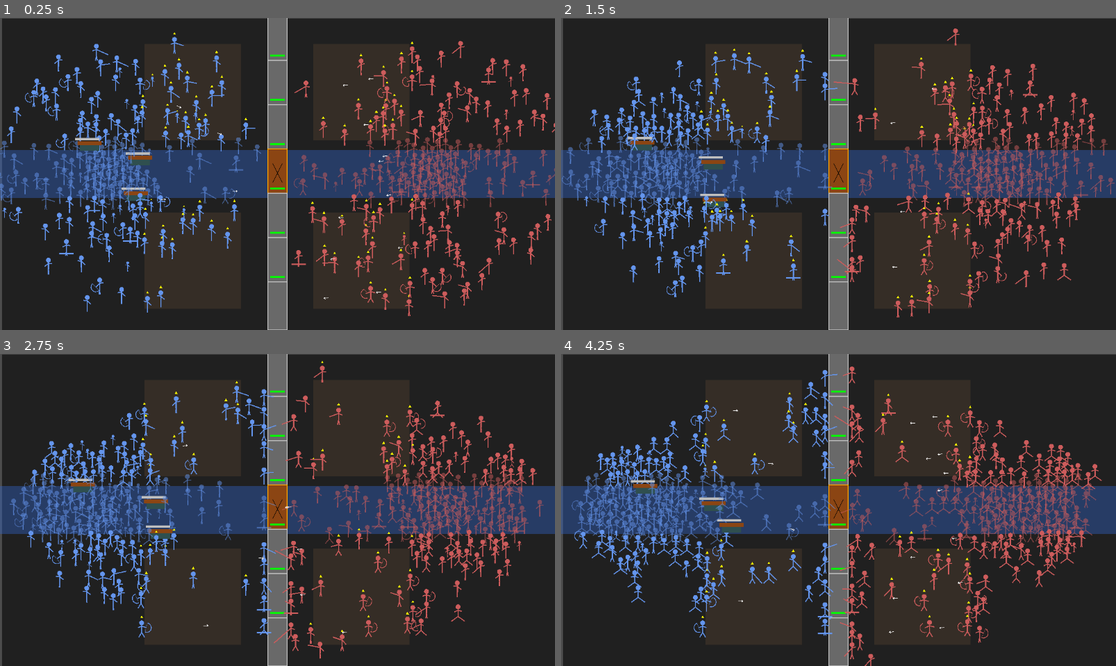
Above: before the commit, frames 1-4 (two rows, left to right).
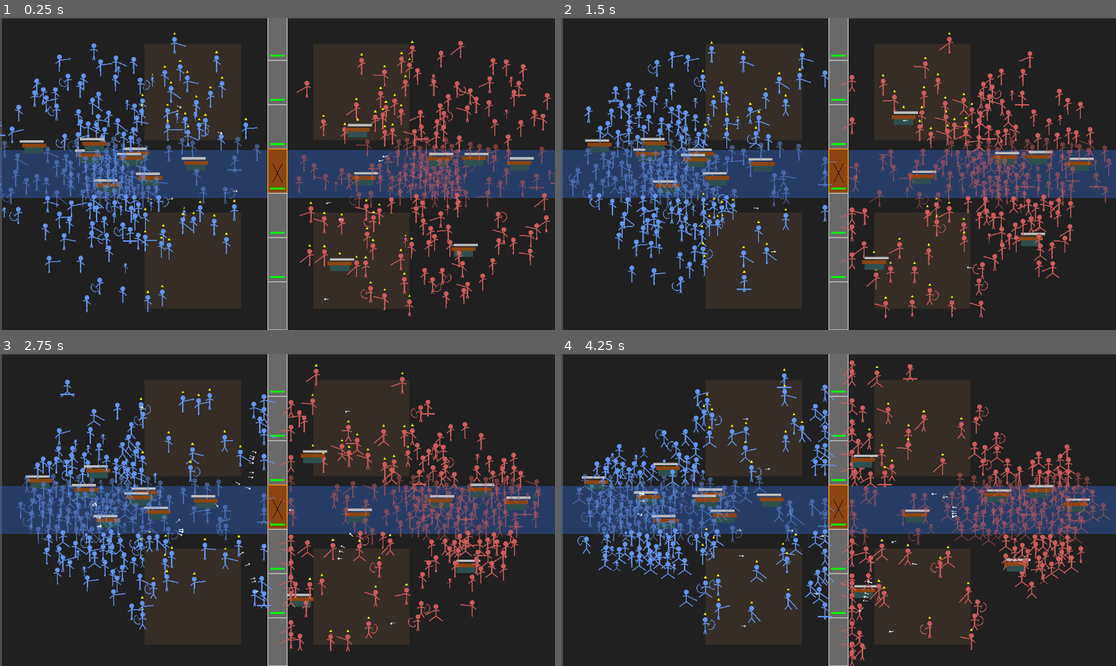
Above: after the commit, the same moments.

Repository: iss0wind-art/1st_game
Game: Godot game, scene res://scenes/Main.tscn
The game is run twice, just before and just after one commit, with the same random seed, the same clock (stepped at 60 frames per second) and the same inputs.
Inputs:
- Up to frame 1 (0.25 s): no input
- Up to frame 2 (1.5 s): no input
- Up to frame 3 (2.75 s): no input
- Up to frame 4 (4.25 s): no input

The runs differ from the first frame. In frame 1, 11% of the frame differs, in the area x 0-100%, y 7-96%; in frame 2, 19%; in frame 3, 18%; in frame 4, 19%, in the area x 1-99%, y 2-100%.

Commit message:
feat: implement Hero Knight buffs, Archer skills (Volley/Side-Stance), and Swordman specialization

Diff:
--- a/새-게임-프로젝트/scripts/Spawner.gd
+++ b/새-게임-프로젝트/scripts/Spawner.gd
@@ -36,20 +36,20 @@
 		unit.arrow_scene = arrow_scene # 화살 씬 전달
 		unit.add_to_group(group_name)
 
-		# 유닛 비율 조정
+		# 유닛 비율 조정 (한명당 200명 기준)
 		var roll = randf()
-		if roll < 0.35: # 35% 전투병
+		if roll < 0.40: # 40% 전투병 (정예 보병화)
 			var combat_roll = randf()
-			if combat_roll < 0.3: unit.unit_class = 0 # Sword
-			elif combat_roll < 0.6: unit.unit_class = 1 # Spear
-			else: unit.unit_class = 2 # Archer (비율 상향)
-		elif roll < 0.45: # 10% 엘리트
+			if combat_roll < 0.5: unit.unit_class = 0 # Swordman (Buffed frontline)
+			elif combat_roll < 0.7: unit.unit_class = 1 # Spearman
+			else: unit.unit_class = 2 # Archer
+		elif roll < 0.50: # 10% 엘리트 및 중기계
 			var elite_roll = randf()
-			if elite_roll < 0.2: unit.unit_class = 3 # Cavalry
-			elif elite_roll < 0.8: unit.unit_class = 4 # Knight
-			elif elite_roll < 0.9: unit.unit_class = 5 # Priest
-			else: unit.unit_class = 7 # Siege (공성추 추가)
-		else: # 55% 시민
+			if elite_roll < 0.3: unit.unit_class = 3 # Cavalry
+			elif elite_roll < 0.4: unit.unit_class = 4 # HERO KNIGHT (Very Rare)
+			elif elite_roll < 0.6: unit.unit_class = 5 # Priest
+			else: unit.unit_class = 7 # Siege Engine (Battering Ram)
+		else: # 50% 시민 및 노동력
 			unit.unit_class = 6 # Citizen
 			var citizen_roll = randf()
 			if citizen_roll < 0.3: unit.citizen_type = 0 # Male
--- a/새-게임-프로젝트/scripts/Unit.gd
+++ b/새-게임-프로젝트/scripts/Unit.gd
@@ -16,10 +16,12 @@
 var damage: float = 10.0
 var attack_cooldown: float = 1.0
 
-# 지형 및 공성 변수
+# 지형 및 스킬 변수
 var current_elevation: int = 0
 var is_in_water: bool = false
 var blocked_by_wall: bool = false
+var water_speed_mult: float = 0.5
+var volley_timer: float = 0.0
 
 # 상태 및 타이머
 var target: Node2D = null
@@ -45,6 +47,8 @@
 
 func _ready():
 	ai_update_timer = randf() * ai_update_interval
+	# 타이머 초기화 (랜덤 오프셋으로 겹치지 않게)
+	volley_timer = randf() * 10.0
 	setup_class_stats()
 	if team == 0:
 		retreat_pos = safe_zone + Vector2(-150, (randf()-0.5) * 200.0)
@@ -60,22 +64,23 @@
 func setup_class_stats():
 	match unit_class:
 		UnitClass.SWORDMAN:
-			speed = 120.0; attack_range = 25.0; damage = 15.0; health = 100.0
+			speed = 120.0; attack_range = 25.0; damage = 22.0; health = 160.0; water_speed_mult = 0.8
 		UnitClass.SPEARMAN:
-			speed = 100.0; attack_range = 45.0; damage = 12.0; health = 110.0
+			speed = 100.0; attack_range = 45.0; damage = 12.0; health = 110.0; water_speed_mult = 0.5
 		UnitClass.ARCHER:
-			speed = 90.0; attack_range = 300.0; damage = 12.0; health = 80.0; attack_cooldown = 2.0
+			speed = 90.0; attack_range = 300.0; damage = 12.0; health = 80.0; attack_cooldown = 2.0; water_speed_mult = 0.4
 		UnitClass.CAVALRY:
-			speed = 220.0; attack_range = 35.0; damage = 20.0; health = 150.0; attack_cooldown = 1.2
+			speed = 220.0; attack_range = 35.0; damage = 20.0; health = 150.0; attack_cooldown = 1.2; water_speed_mult = 0.3
 		UnitClass.KNIGHT:
-			speed = 130.0; attack_range = 35.0; damage = 25.0; health = 220.0; attack_cooldown = 0.8
+			# [HERO KNIGHT BUFF] 사장님 지시: 1명이 10명을 감당하는 스펙
+			speed = 140.0; attack_range = 40.0; damage = 50.0; health = 1000.0; attack_cooldown = 0.4; water_speed_mult = 0.7
 		UnitClass.PRIEST:
 			speed = 100.0; attack_range = 150.0; damage = -10.0; health = 80.0
 		UnitClass.CITIZEN:
 			speed = 80.0; attack_range = 0.0; damage = 0.0; health = 50.0
 			if citizen_type == CitizenType.CHILD: health = 30.0
 		UnitClass.SIEGE:
-			speed = 50.0; attack_range = 50.0; damage = 100.0; health = 500.0; attack_cooldown = 4.0
+			speed = 50.0; attack_range = 50.0; damage = 100.0; health = 500.0; attack_cooldown = 4.0; water_speed_mult = 0.2
 
 func _draw():
 	var f = 1.0 if facing_right else -1.0
@@ -105,11 +110,16 @@
 	var right_arm_end = Vector2(8 * f, -5) - Vector2(0, arm_swing)
 	var current_target = duel_target if is_dueling else target
 
+	# [ARCHER: Side-Stance 비주얼]
+	# 화살을 쏠 때 몸을 옆으로 틀어서 정면 면적을 줄임
+	if unit_class == UnitClass.ARCHER and attack_anim_progress > 0:
+		f *= 0.4 # 시각적으로 얇게 표시
+
 	if current_target and attack_anim_progress > 0:
 		var target_dir = (current_target.global_position - global_position).normalized()
 		if unit_class == UnitClass.ARCHER:
 			left_arm_end = target_dir * 10.0 + Vector2(0, -5)
-			right_arm_end = -target_dir * 5.0 + Vector2(0, -5)
+			right_arm_end = -target_dir * 3.0 + Vector2(0, -5) # 정면 면적 최소화
 			right_arm_end.x -= sin(attack_anim_progress * PI) * 5 * f
 		else:
 			var swing = sin(attack_anim_progress * PI) * 15.0
@@ -133,7 +143,7 @@
 			draw_line(Vector2(-bow_pull, 0), Vector2(0, 10), current_color, 0.5)
 			draw_set_transform(Vector2.ZERO, 0, Vector2.ONE)
 		UnitClass.SWORDMAN, UnitClass.KNIGHT:
-			var sword_len = 12 if unit_class == UnitClass.SWORDMAN else 18
+			var sword_len = 16 if unit_class == UnitClass.SWORDMAN else 25
 			var sword_dir = (right_arm_end - arm_origin).normalized()
 			draw_line(right_arm_end, right_arm_end + sword_dir * sword_len, current_color, 2.0)
 		UnitClass.CAVALRY:
@@ -150,8 +160,16 @@
 	if morale_timer > 0:
 		morale_timer -= delta
 		if morale_timer <= 0: morale_type = 0
+
 	attack_timer -= delta
 	ai_update_timer -= delta
+
+	# [SKILL: ARCHER Volley]
+	if unit_class == UnitClass.ARCHER:
+		volley_timer += delta
+		if volley_timer >= 12.0: # 12초마다 일제 사격 시도
+			perform_volley()
+			volley_timer = 0.0
 
 	if ai_update_timer <= 0:
 		ai_update_timer = ai_update_interval
@@ -163,7 +181,10 @@
 	if rage_timer > 0: current_speed *= 2.2
 	if morale_type == 1: current_speed *= 1.5
 	elif morale_type == -1: current_speed *= 0.6
-	if is_in_water: current_speed *= 0.5
+
+	# [지형 효과: 물속] 클래스별 패널티 적용
+	if is_in_water:
+		current_speed *= water_speed_mult
 
 	if unit_class == UnitClass.CITIZEN:
 		var move_direction = (retreat_pos - global_position).normalized()
@@ -180,7 +201,12 @@
 		if distance > actual_attack_range:
 			velocity = (move_direction + cached_separation * 1.5).normalized() * current_speed
 		else:
-			velocity = cached_separation * (current_speed * 0.3)
+			# 기사는 스태미너가 좋아 난전 중에도 계속 전진하거나 타이트하게 붙음
+			if unit_class == UnitClass.KNIGHT:
+				velocity = (move_direction * 0.5 + cached_separation * 0.5).normalized() * current_speed * 0.4
+			else:
+				velocity = cached_separation * (current_speed * 0.3)
+
 			facing_right = (current_target.global_position.x - global_position.x) > 0
 			if attack_timer <= 0:
 				perform_attack()
@@ -220,15 +246,18 @@
 	if current_elevation > 0: final_damage *= 1.2
 
 	if unit_class == UnitClass.ARCHER and arrow_scene:
+		# [PROJECTILE INACCURACY] 거리가 멀수록 명중률 저하
+		var distance = global_position.distance_to(current_target.global_position)
+		var spread_range = clamp(distance / 15.0, 0.0, 40.0)
+		var random_offset = Vector2(randf_range(-spread_range, spread_range), randf_range(-spread_range, spread_range))
+
 		var arrow = arrow_scene.instantiate()
 		get_parent().add_child(arrow)
-		arrow.setup(global_position + Vector2(0, -10), current_target.global_position, team, final_damage, global_position)
+		arrow.setup(global_position + Vector2(0, -10), current_target.global_position + random_offset, team, final_damage, global_position)
 	elif current_target.is_in_group("walls"):
-		# [공성 데미지 보정]
 		var struct_dmg = final_damage
-		if unit_class == UnitClass.SIEGE: struct_dmg *= 10.0 # 공성추는 10배
-		elif unit_class == UnitClass.KNIGHT: struct_dmg *= 2.0 # 기사는 2배
-
+		if unit_class == UnitClass.SIEGE: struct_dmg *= 10.0
+		elif unit_class == UnitClass.KNIGHT: struct_dmg *= 2.0
 		if current_target.has_method("take_damage"):
 			current_target.take_damage(struct_dmg)
 	else:
@@ -237,10 +266,35 @@
 		else:
 			current_target.take_damage(final_damage)
 
+func perform_volley():
+	# 주변 적들 중 랜덤하게 5발 발사
+	var enemy_group = "enemies" if team == 0 else "players"
+	var enemies = get_tree().get_nodes_in_group(enemy_group)
+	if enemies.size() == 0: return
+
+	print("!!! VOLLEY FIRE !!!")
+	attack_anim_progress = 1.0 # 사격 모션 강제 시작
+
+	for i in range(5):
+		var rand_enemy = enemies[randi() % enemies.size()]
+		if is_instance_valid(rand_enemy):
+			var arrow = arrow_scene.instantiate()
+			get_parent().add_child(arrow)
+			var spread = Vector2(randf_range(-50, 50), randf_range(-50, 50))
+			arrow.setup(global_position + Vector2(0, -15), rand_enemy.global_position + spread, team, damage * 0.7, global_position)
+
 func take_damage_from(amount, attacker_pos):
 	var final_amount = amount
 	var dir_to_attacker = (attacker_pos - global_position).normalized()
 	var facing_dir = Vector2.RIGHT if facing_right else Vector2.LEFT
+
+	# [ARCHER: Defensive Side-Stance]
+	# 화살을 쏘는 중(Side-stance)라면 정면(옆면) 피격 시 데미지 70% 감소
+	if unit_class == UnitClass.ARCHER and attack_anim_progress > 0:
+		if facing_dir.dot(dir_to_attacker) > 0.0: # 정면 방향
+			final_amount *= 0.3
+			print("Archer dodged/blocked via Side-Stance!")
+
 	if facing_dir.dot(dir_to_attacker) > 0.4: final_amount *= 1.5
 	health -= final_amount
 
@@ -254,21 +308,16 @@
 	var closest_dist = INF
 	var closest_target = null
 
-	# 1. 유닛 탐색
 	for member in get_tree().get_nodes_in_group(enemy_group):
 		var dist = global_position.distance_to(member.global_position)
 		if dist < closest_dist:
 			closest_dist = dist
 			closest_target = member
 
-	# 2. breakthrough AI (적군 한정)
 	if team == 1:
-		# 가는 길이 막혀있거나 적이 성벽 너머에 있다면 성벽/성문을 타겟팅
 		if closest_target:
 			var dist_to_enemy = global_position.distance_to(closest_target.global_position)
-			# 성벽 근처(x=576)인데 적은 왼쪽에 있고 나는 오른쪽에 있다면
 			if global_position.x > 580 and closest_target.global_position.x < 570:
-				# 가장 가까운 성벽/성문 찾기
 				var closest_wall = null
 				var wall_dist = INF
 				for wall in get_tree().get_nodes_in_group("walls"):
